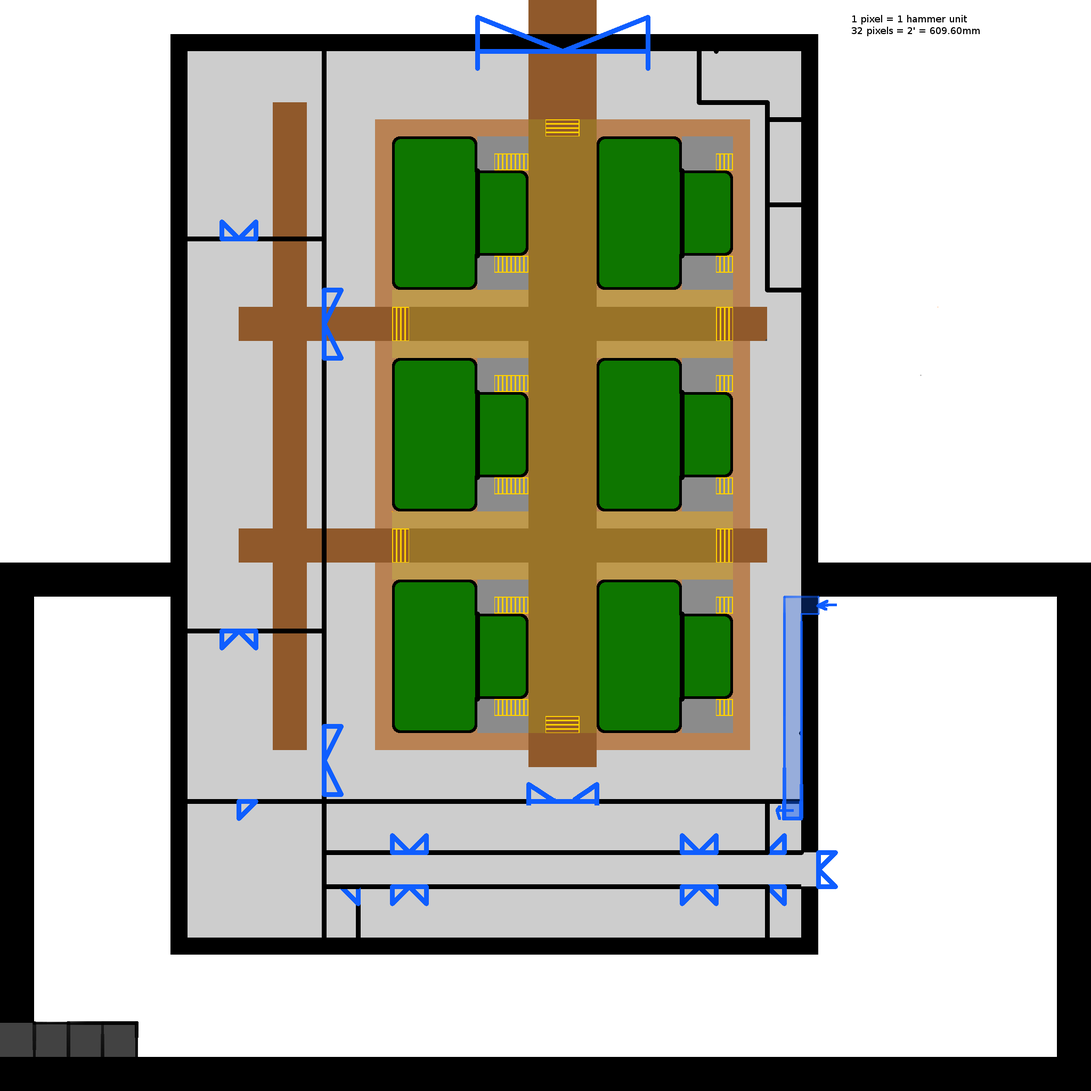
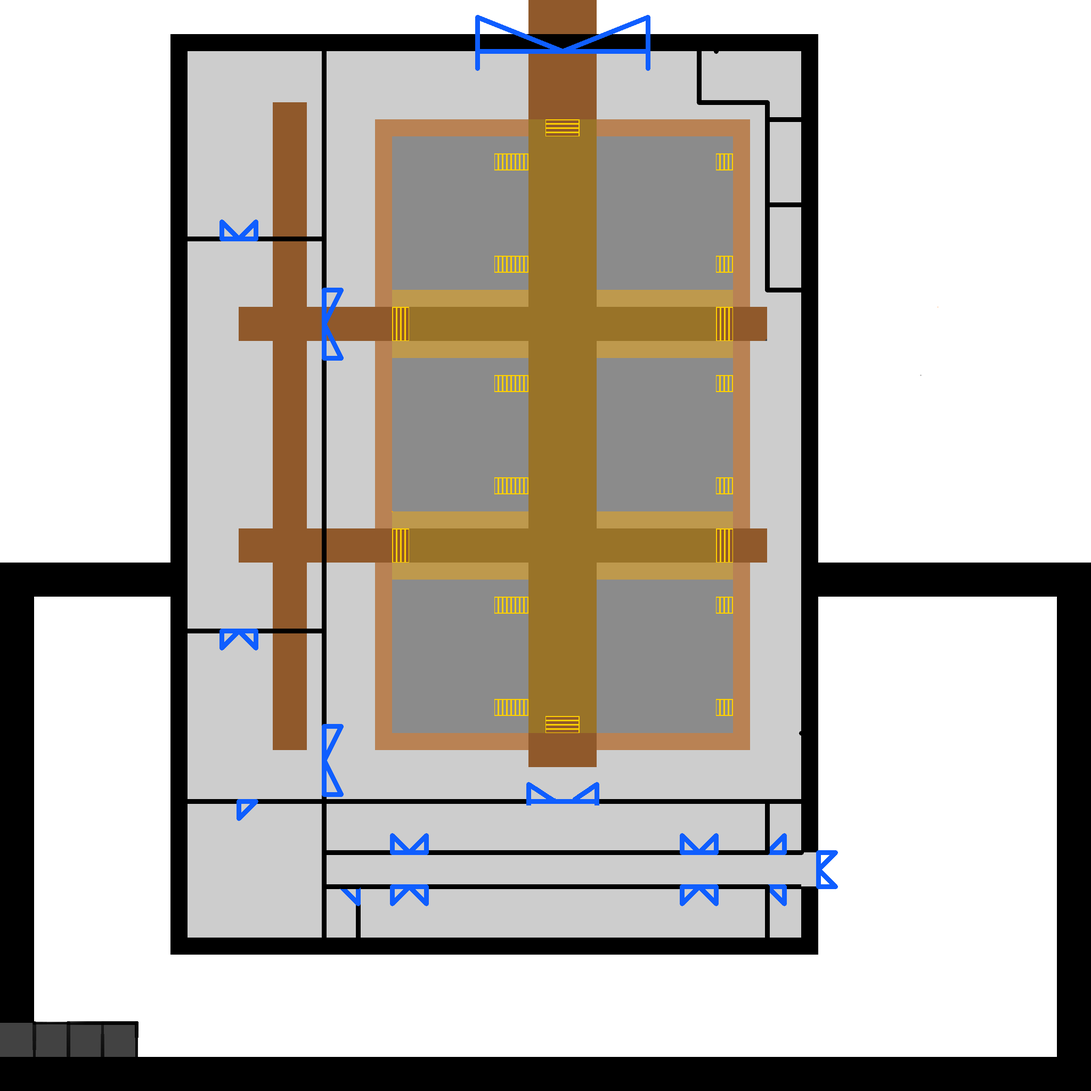
Two versions of the same layered image (1091 × 1091). Layer-by-layer changes:
hid "1 pixel = 1 hammer unit ..." over (x1=852, y1=14, x2=981, y2=37)
hid "Vent" over (x1=775, y1=595, x2=838, y2=821)
hid group "Generators" (6 layers) over (x1=392, y1=136, x2=734, y2=734)
painted on "Ground Floor Steel Grate" over (x1=392, y1=136, x2=734, y2=734)
